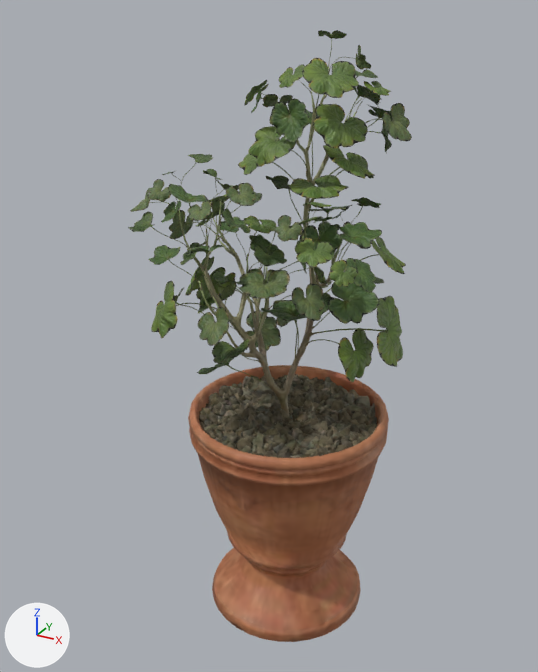
The glTF model models/ps2/plant1.glb as it was, and as the next commit left it.
Camera for both pictures: a 50 mm lens placed at (0.696, -1.358, 1.378), pointed at (-0.072, 0.038, 0.68). Every picture has the same lights, and +X, +Y and +Z are marked at lower left. The picture after the commit comes second. Where no turn or scale is listed for an object, it has been applied to the vertices. Vertices at exactly the same position are counted once.

The older version as bpy lines, for what is in view:
```python
me_circle_002 = bpy.data.meshes.new('Circle.002')
me_circle_002.from_pydata(...)  # 818 vertices, 1632 faces; spans x -0.233..0.233, y -0.233..0.233, z 0.0..0.531
me_circle_002.materials.append(mat_potted_plant_01_pot)
me_circle_008 = bpy.data.meshes.new('Circle.008')
me_circle_008.from_pydata(...)  # 9560 vertices, 17061 faces; spans x -0.219..0.212, y -0.213..0.218, z 0.482..0.544
me_circle_008.materials.append(mat_potted_plant_01_pot)
me_plane_070 = bpy.data.meshes.new('Plane.070')
me_plane_070.from_pydata(...)  # 19378 vertices, 32068 faces; spans x -0.338..0.249, y -0.27..0.364, z 0.583..1.336
me_plane_070.materials.append(mat_potted_plant_01_leaves)
me_potted_plant_01_base_low = bpy.data.meshes.new('potted_plant_01_base_low')
me_potted_plant_01_base_low.from_pydata(...)  # 1056 vertices, 2102 faces; spans x -0.235..0.137, y -0.176..0.217, z 0.411..1.267
me_potted_plant_01_base_low.materials.append(mat_potted_plant_01_pot)
ob_potted_plant_01_leaves = bpy.data.objects.new('potted_plant_01_leaves', me_plane_070)
ob_potted_plant_01_leaves.location = (0.0, 0.0, 0.0)
ob_potted_plant_01_pebbles = bpy.data.objects.new('potted_plant_01_pebbles', me_circle_008)
ob_potted_plant_01_pebbles.location = (0.0, 0.0, -0.014)
ob_potted_plant_01_pot = bpy.data.objects.new('potted_plant_01_pot', me_circle_002)
ob_potted_plant_01_pot.location = (0.0, 0.0, 0.0)
ob_potted_plant_01_stem = bpy.data.objects.new('potted_plant_01_stem', me_potted_plant_01_base_low)
ob_potted_plant_01_stem.location = (0.0, 0.0, 0.0)
```
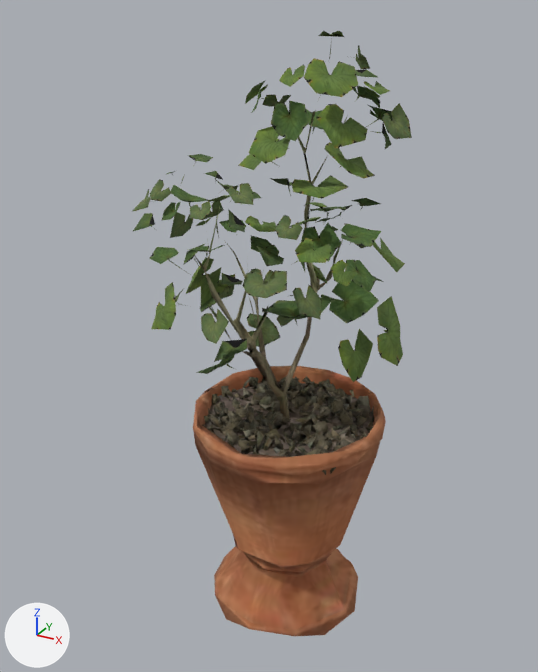
Edits to the bpy script that builds the scene:
```text
Change me_potted_plant_01_base_low:
    used by ob_potted_plant_01_stem; location = (0.0, 0.0, 0.0)
    remove me_potted_plant_01_base_low.from_pydata(...)  # 1056 vertices, 2102 faces; spans x -0.235..0.137, y -0.176..0.217, z 0.411..1.267
    add me_potted_plant_01_base_low.from_pydata(...)  # 109 vertices, 184 faces; spans x -0.202..0.078, y -0.173..0.217, z 0.411..1.185
    me_potted_plant_01_base_low part 1: 947 vertices removed from x -0.235..0.137, y -0.176..0.215, z 0.411..1.267
Change me_circle_008:
    used by ob_potted_plant_01_pebbles; location = (0.0, 0.0, -0.014)
    remove me_circle_008.from_pydata(...)  # 9560 vertices, 17061 faces; spans x -0.219..0.212, y -0.213..0.218, z 0.482..0.544
    add me_circle_008.from_pydata(...)  # 1640 vertices, 1522 faces; spans x -0.211..0.212, y -0.213..0.217, z 0.482..0.544
    me_circle_008 part 2: 116 loose pieces with 1398 vertices, spanning x -0.199..0.192, y -0.203..0.206, z 0.486..0.532, are deleted
    me_circle_008 part 3: 1 vertex moved within x -0.005, y 0.199, z 0.502; 6522 vertices removed from x -0.219..0.21, y -0.211..0.218, z 0.483..0.544
Change me_circle_002:
    used by ob_potted_plant_01_pot; location = (0.0, 0.0, 0.0)
    remove me_circle_002.from_pydata(...)  # 818 vertices, 1632 faces; spans x -0.233..0.233, y -0.233..0.233, z 0.0..0.531
    add me_circle_002.from_pydata(...)  # 156 vertices, 308 faces; spans x -0.233..0.233, y -0.226..0.226, z 0.001..0.531
    me_circle_002 part 4: 662 vertices removed from x -0.232..0.232, y -0.233..0.233, z 0.0..0.531
Change me_plane_070:
    used by ob_potted_plant_01_leaves; location = (0.0, 0.0, 0.0)
    remove me_plane_070.from_pydata(...)  # 19378 vertices, 32068 faces; spans x -0.338..0.249, y -0.27..0.364, z 0.583..1.336
    add me_plane_070.from_pydata(...)  # 3399 vertices, 5305 faces; spans x -0.338..0.249, y -0.262..0.364, z 0.607..1.336
    me_plane_070 part 5: 10 loose pieces with 504 vertices, spanning x -0.274..0.169, y -0.104..0.248, z 0.675..1.232, are deleted
    me_plane_070 part 6: 14 vertices moved within x -0.222..0.159, y -0.232..0.178, z 0.817..1.283; 15475 vertices removed from x -0.338..0.249, y -0.27..0.363, z 0.583..1.336
```

What differs and where, as boxes [x1, y1, x2, y2] in the pictures (538 x 672 px):
'potted_plant_01_leaves', reshaped
    before: [128, 30, 412, 389]
    after: [132, 31, 412, 382]
'potted_plant_01_pot', reshaped
    before: [188, 365, 389, 642]
    after: [193, 366, 386, 636]
'potted_plant_01_pebbles', reshaped
    before: [199, 374, 377, 458]
    after: [202, 376, 374, 475]
'potted_plant_01_stem', reshaped (13% narrower, 12% shorter)
    before: [179, 67, 356, 416]
    after: [195, 110, 348, 418]
part 1 of me_potted_plant_01_base_low, deleted
    before: [179, 67, 356, 416]
part 2 of me_circle_008, deleted
    before: [204, 379, 369, 449]
part 3 of me_circle_008, cut back (brown)
    before: [199, 374, 377, 458]
part 4 of me_circle_002, deleted (brown)
    before: [188, 365, 389, 642]
part 5 of me_plane_070, deleted
    before: [204, 91, 372, 347]
part 6 of me_plane_070, cut back
    before: [128, 30, 412, 389]
    after: [172, 69, 378, 265]
